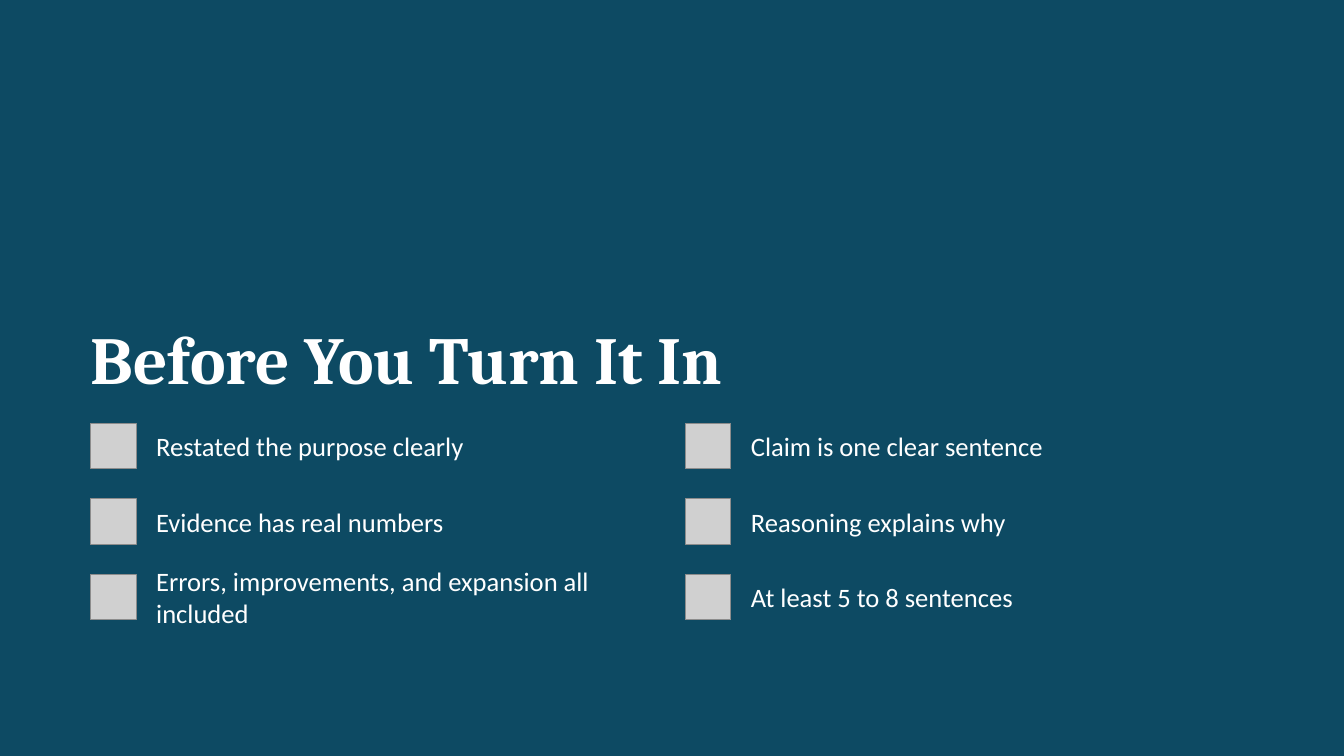
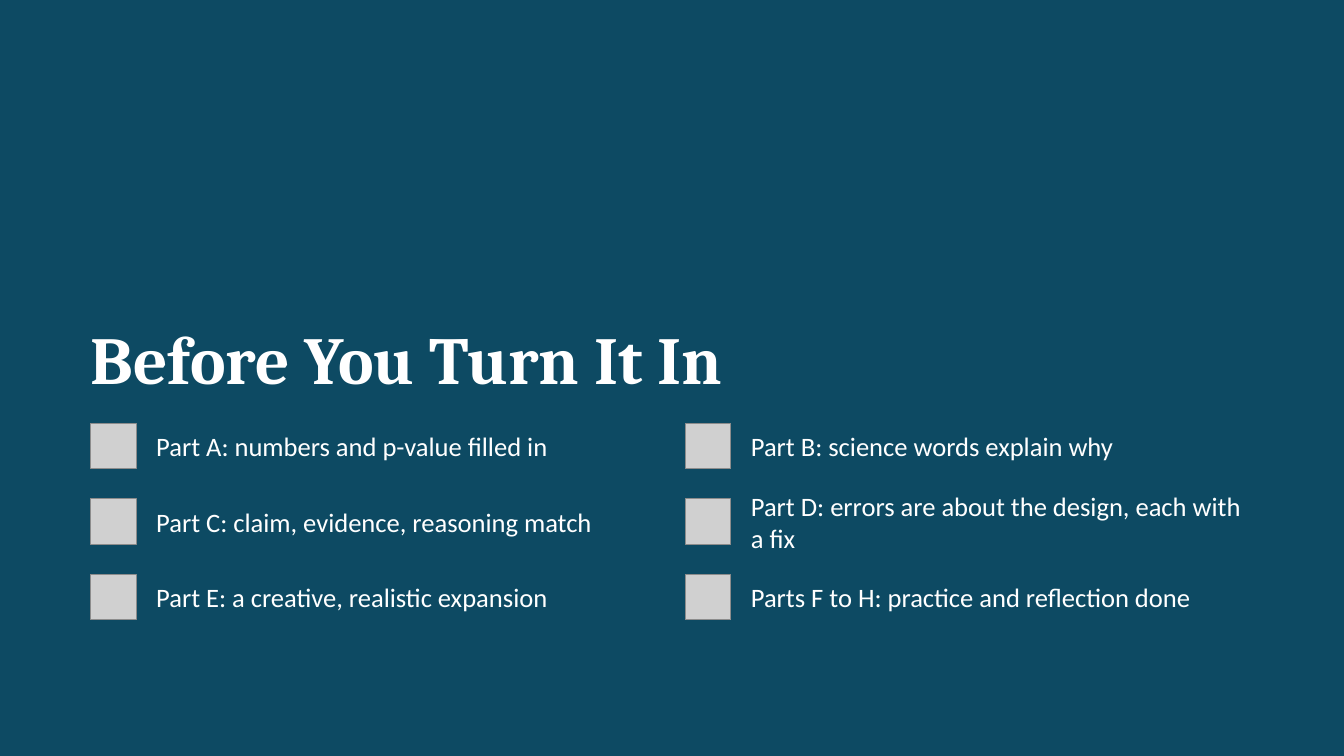
Before and after one commit to rward-prog/tri-1-7thgrade-project, a slide deck: slide 26 of files/Intro_and_Conclusion_Guide.pptx. Drawn at 1344x756 pixels with LibreOffice and Linux fonts; fonts in the diff are those of the drawing; grey boxes stand for pictures. Boxes give left, top, right and bottom in pixels: in the first picture for what was removed or moved away, otherwise in the second. Text is boxed around its words. In the diff, an @@ line names an element or a change of style, - is before the commit and + after.

```diff
--- a/files/Intro_and_Conclusion_Guide.pptx
+++ b/files/Intro_and_Conclusion_Guide.pptx
@@ text at (156, 437, 547, 461): text changed @@
-Restated the purpose clearly
+Part A: numbers and p-value filled in
@@ text at (751, 437, 1113, 461): text changed @@
-Claim is one clear sentence
+Part B: science words explain why
@@ text at (751, 497, 1241, 549): text changed @@
-Reasoning explains why
+Part D: errors are about the design, each with a fix
@@ text at (156, 513, 591, 537): text changed @@
-Evidence has real numbers
+Part C: claim, evidence, reasoning match
@@ text at (156, 588, 547, 612): text changed @@
-Errors, improvements, and expansion all included
+Part E: a creative, realistic expansion
@@ text at (751, 588, 1190, 612): text changed @@
-At least 5 to 8 sentences
+Parts F to H: practice and reflection done
```
Also in this commit, not shown: 4 other slides changed, 5 slides added, 5 slides removed, 20 other files.
